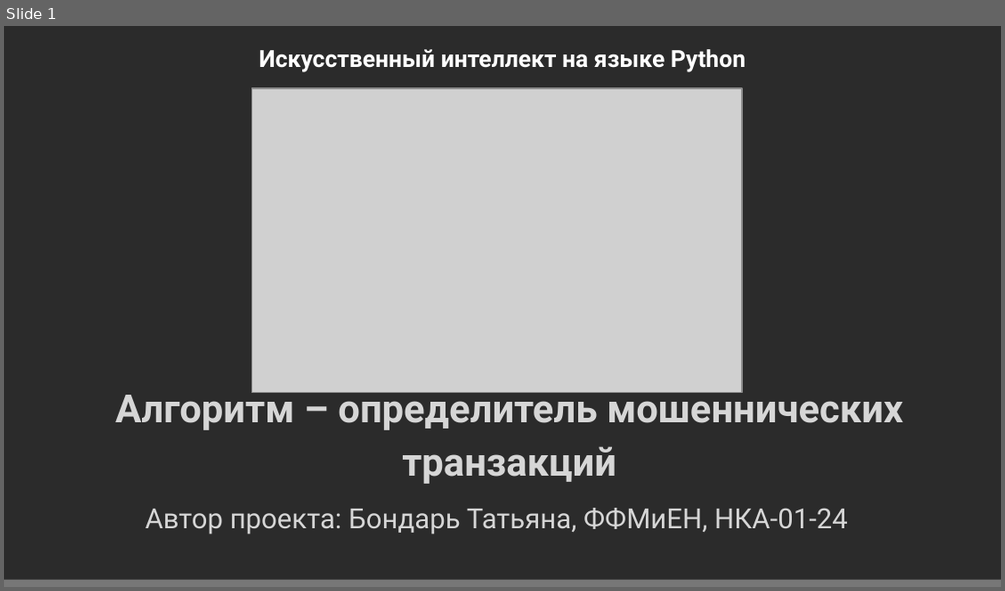
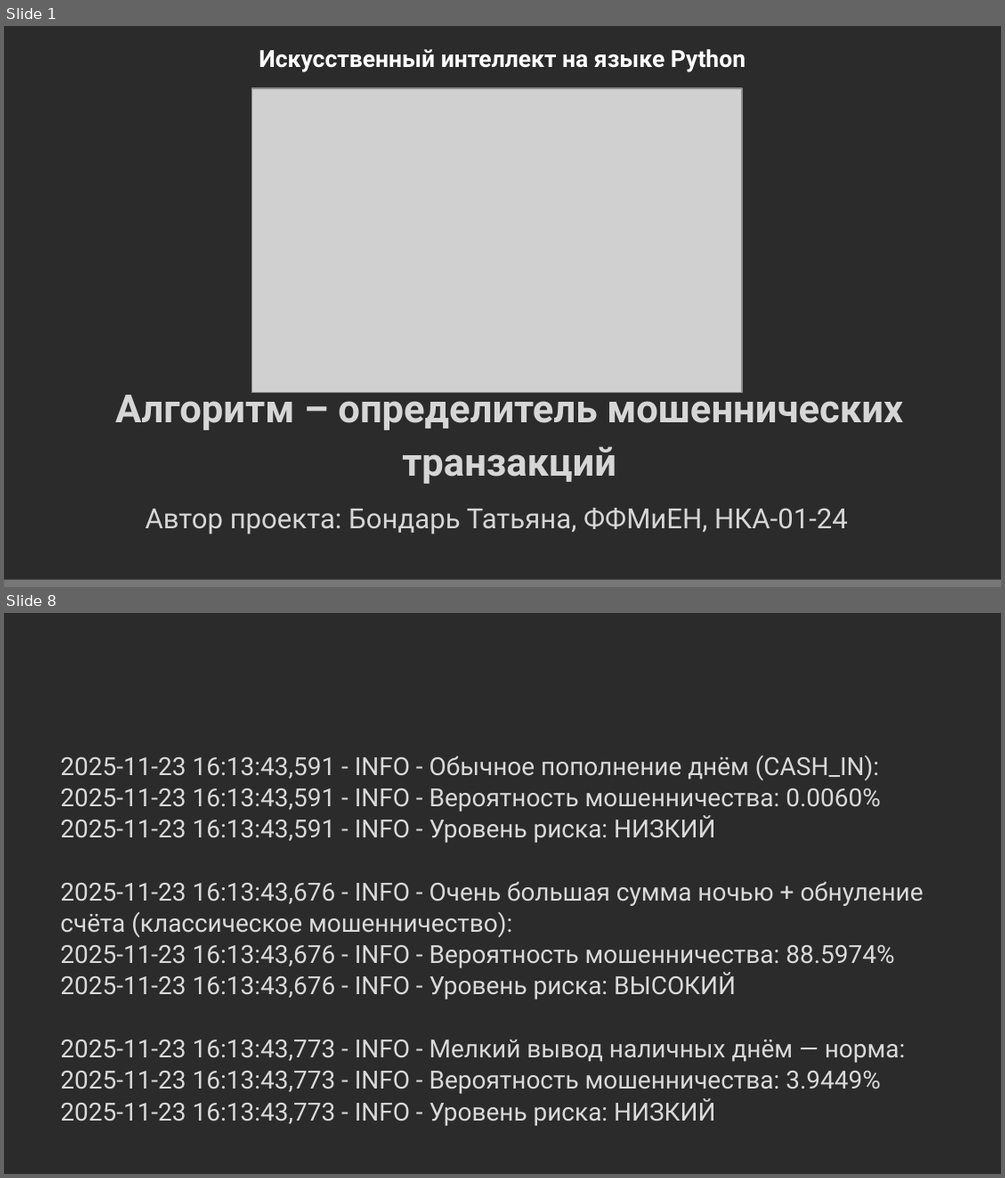
Before and after one commit to tvbondar/python_projects, a slide deck: FraudDetection/РУДН_Шаблон.pptx. Shown one above the other, each under a label of ours: slide 1 before the commit, slides 1 and 8 after it; the slides between them are not shown. The pictures are 1005x591 and 1005x1178 pixels, drawn with LibreOffice and Linux fonts; fonts in the diff are those of the drawing; grey boxes stand for pictures; background and template pictures are left out; a plain dark background stands for a picture behind light text. Boxes give left, top, right and bottom in pixels: in the first picture for what was removed or moved away, otherwise in the second. Text is boxed around its words. In the diff, an @@ line names an element or a change of style, - is before the commit and + after.

```diff
--- a/FraudDetection/РУДН_Шаблон.pptx
+++ b/FraudDetection/РУДН_Шаблон.pptx
@@ slide 8 added at (x1=4, y1=613, x2=1001, y2=1174), background picture (left out) @@
@@ text added at (x1=60, y1=755, x2=923, y2=1126), 18 pt, text #D9D9D9 @@
+2025-11-23 16:13:43,591 - INFO - Обычное пополнение днём (CASH_IN):
+2025-11-23 16:13:43,591 - INFO - Вероятность мошенничества: 0.0060%
+2025-11-23 16:13:43,591 - INFO - Уровень риска: НИЗКИЙ
+2025-11-23 16:13:43,676 - INFO - Очень большая сумма ночью + обнуление счёта (классическое мошенничество):
+2025-11-23 16:13:43,676 - INFO - Вероятность мошенничества: 88.5974%
+2025-11-23 16:13:43,676 - INFO - Уровень риска: ВЫСОКИЙ
+2025-11-23 16:13:43,773 - INFO - Мелкий вывод наличных днём — норма:
+2025-11-23 16:13:43,773 - INFO - Вероятность мошенничества: 3.9449%
+2025-11-23 16:13:43,773 - INFO - Уровень риска: НИЗКИЙ
```
Also in this commit, not shown: 7 slides changed, 1 other slide added, 10 slides removed, 2 other files.
